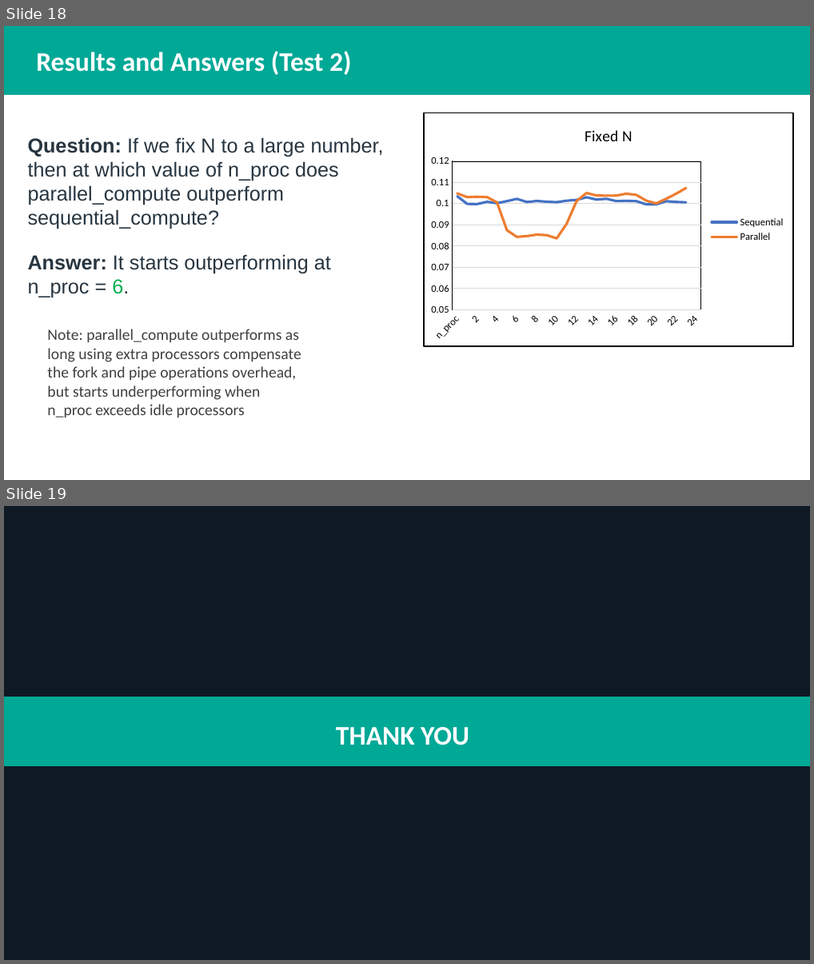
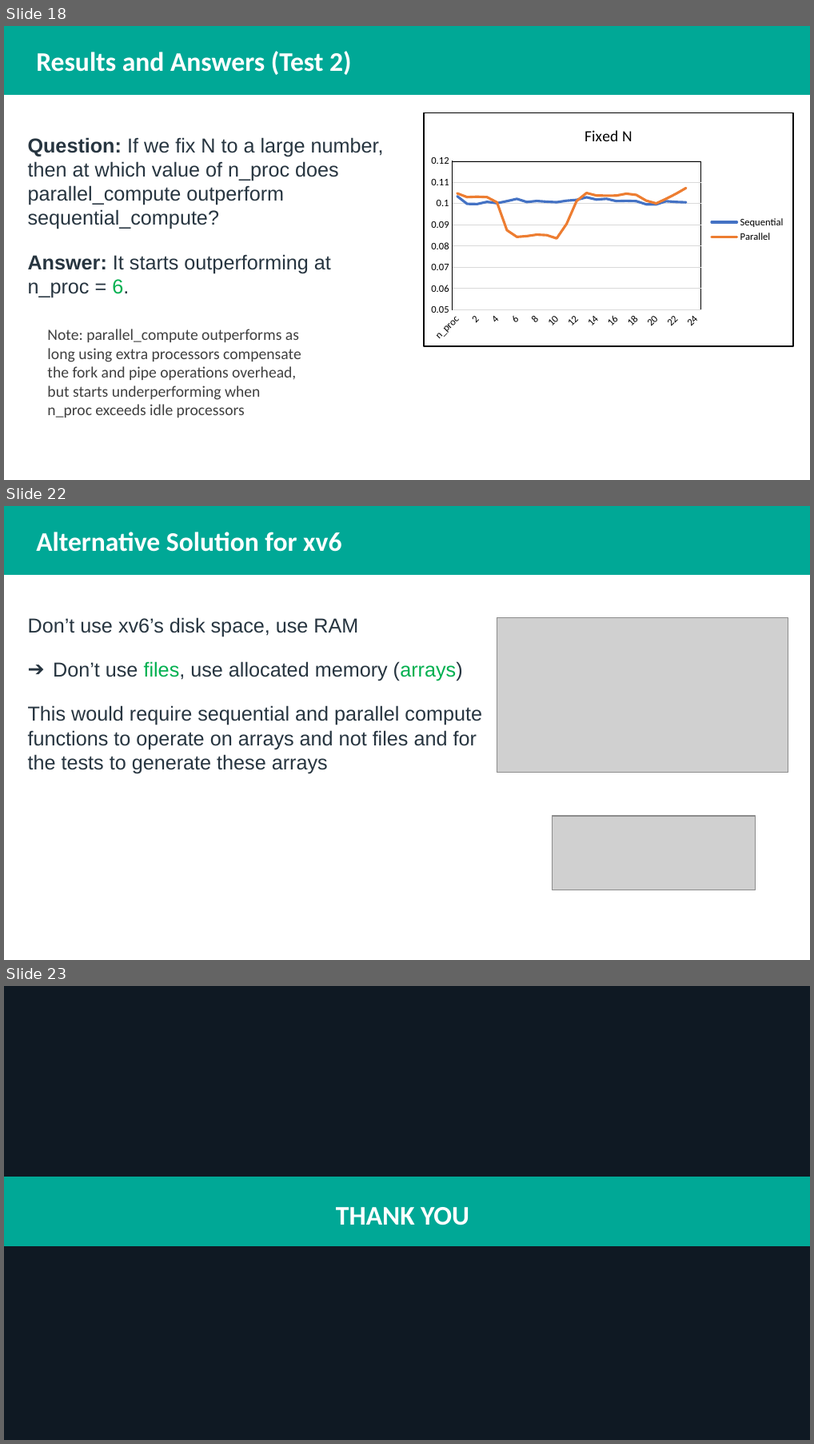
Before and after one commit to Sama3mad/OS-Lab-Project-4---The-fork-and-pipe-System-Calls, a slide deck: OS_Lab_Project_Slides.pptx. Shown one above the other, each under a label of ours: slides 18 and 19 before the commit, slides 18, 22 and 23 after it; the slides between them are not shown. The pictures are 814x964 and 814x1444 pixels, drawn with LibreOffice and Linux fonts; fonts in the diff are those of the drawing; grey boxes stand for pictures. Boxes give left, top, right and bottom in pixels: in the first picture for what was removed or moved away, otherwise in the second. Text is boxed around its words. In the diff, an @@ line names an element or a change of style, - is before the commit and + after.

```diff
--- a/OS_Lab_Project_Slides.pptx
+++ b/OS_Lab_Project_Slides.pptx
@@ slide 22 added at (4,506,810,960), background #FFFFFF @@
@@ rectangle added at (4,506,810,575), fill #00A896, outline #00A896 1 pt @@
@@ text added at (36,532,351,552), 24 pt, text #FFFFFF, bold @@
+Results and Answers (Test 2)
@@ text added at (36,532,342,552), 24 pt, text #FFFFFF, bold @@
+Alternative Solution for xv6
@@ text added at (28,617,482,774), 18 pt, text #273540 @@
+Don’t use xv6’s disk space, use RAM
+➔ Don’t use files, use allocated memory (arrays)
+This would require sequential and parallel compute functions to operate on arrays and not files and for the tests to generate these arrays
@@ picture added at (497,618,788,772) @@
@@ picture added at (552,816,755,890) @@
@@ what was slide 19 is now slide 23 @@
```
Also in this commit, not shown: 3 slides changed, 3 other slides added, 2 other files.
